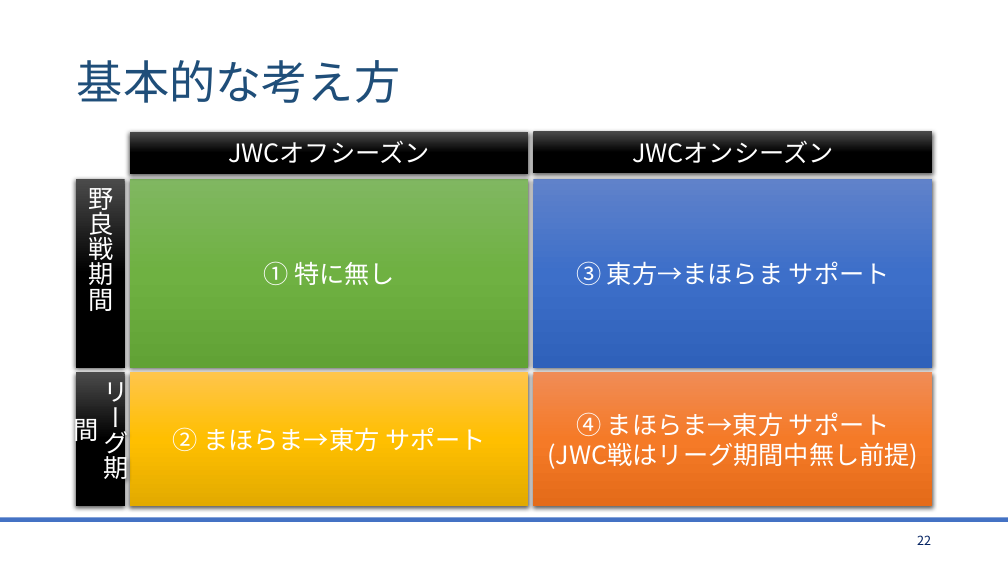
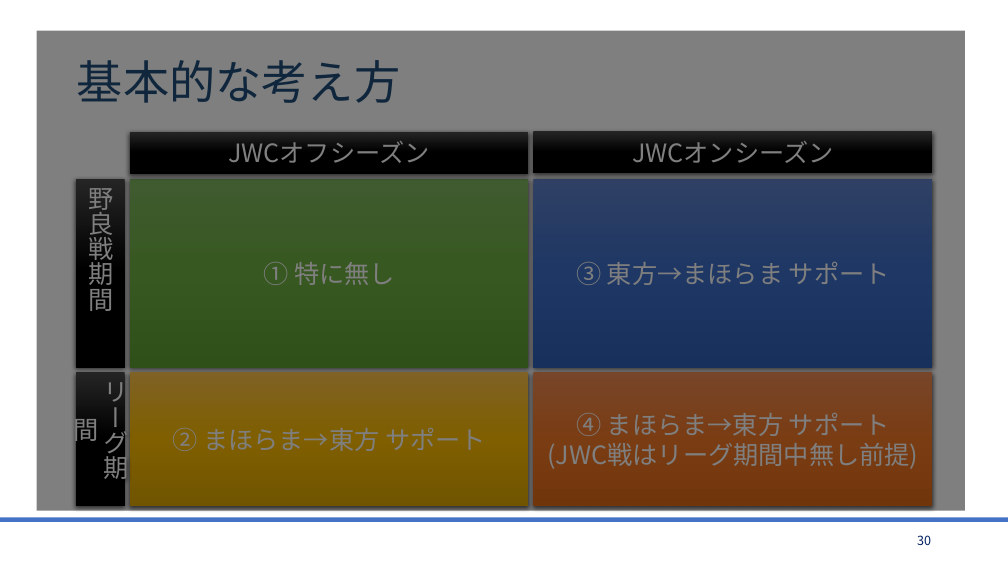
Before and after one commit to bigtreeCoC/documents, a slide deck: slide 30 of 東方とまほらまの今後について.pptx (slide 22 before the commit). Drawn at 1008x567 pixels with LibreOffice and Linux fonts; fonts in the diff are those of the drawing. Boxes give left, top, right and bottom in pixels: in the first picture for what was removed or moved away, otherwise in the second. Text is boxed around its words. In the diff, an @@ line names an element or a change of style, - is before the commit and + after.

```diff
--- a/東方とまほらまの今後について.pptx
+++ b/東方とまほらまの今後について.pptx
@@ rectangle added at [37, 30, 966, 510], fill #000000 at 50% opacity @@
@@ page number at [917, 535, 931, 545]: text changed @@
-22
+30
```
Also in this commit, not shown: 9 other slides changed, 8 slides added, 1 other file.
